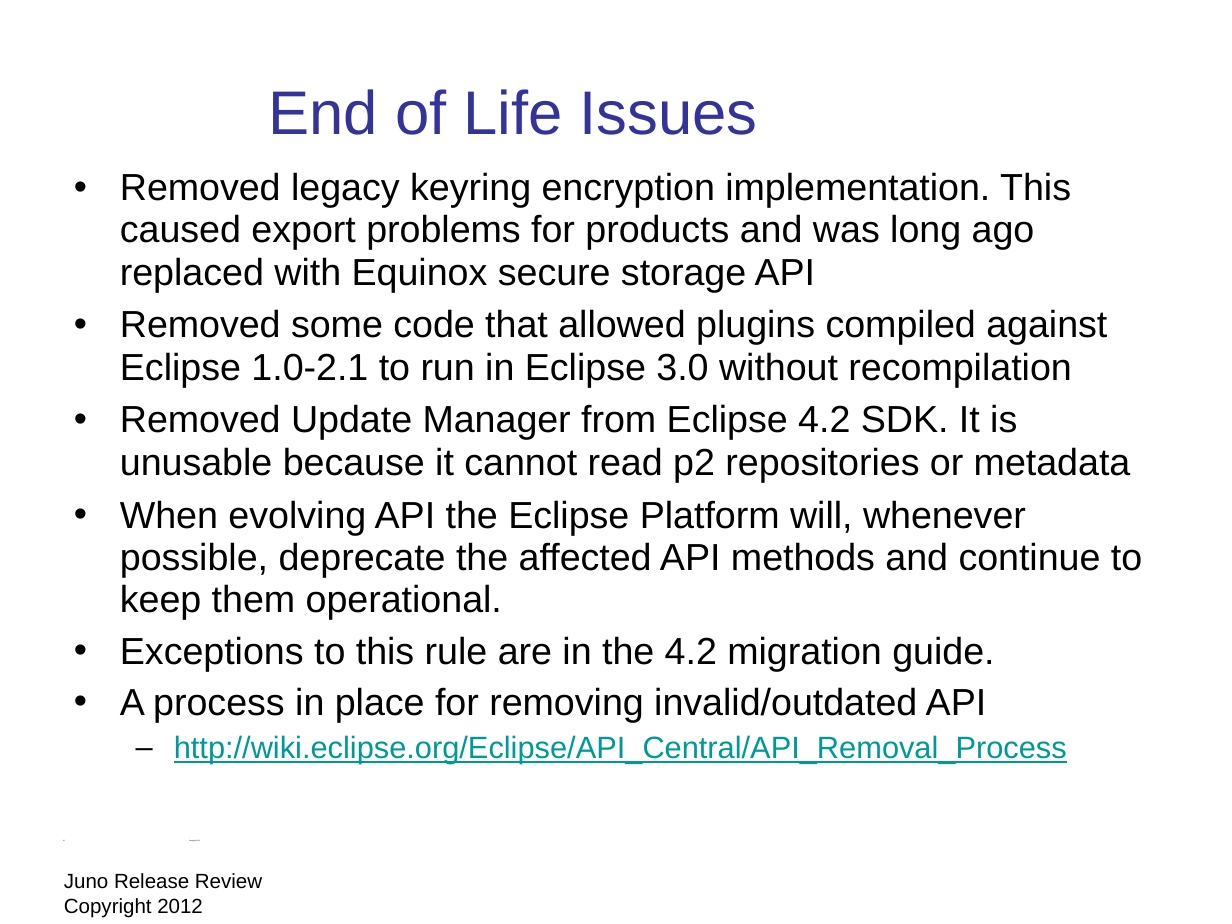
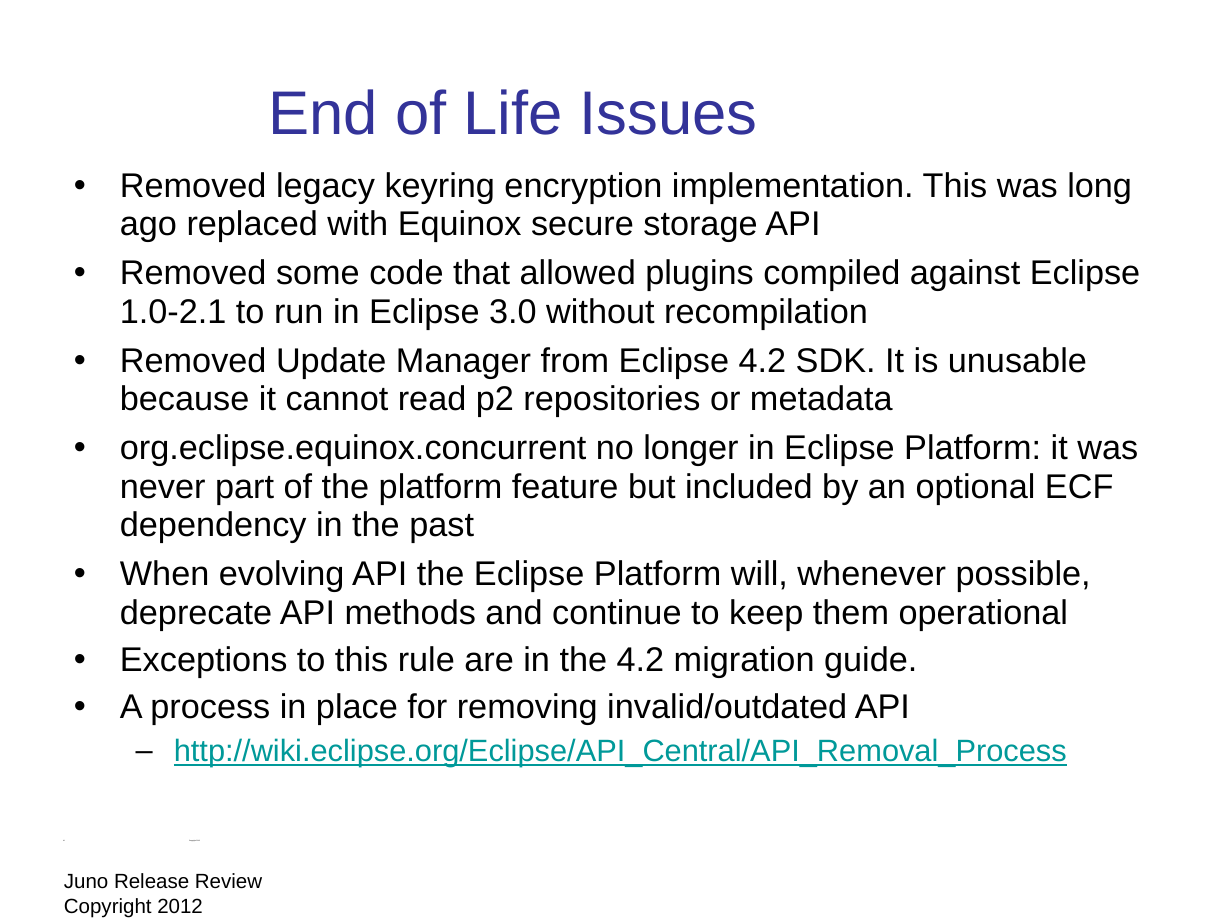
Before and after one commit to eclipse-platform/www.eclipse.org-eclipse-news, a slide deck: slide 16 of presentation/Juno-release-review/eclipse-juno-release-review.odp. Drawn at 1232x924 pixels with LibreOffice and Linux fonts; fonts in the diff are those of the drawing; background and template pictures are left out. Boxes give left, top, right and bottom in pixels: in the first picture for what was removed or moved away, otherwise in the second. Text is boxed around its words. In the diff, an @@ line names an element or a change of style, - is before the commit and + after.

```diff
--- a/presentation/Juno-release-review/eclipse-juno-release-review.odp
+++ b/presentation/Juno-release-review/eclipse-juno-release-review.odp
@@ text at (x1=120, y1=172, x2=1132, y2=242): text changed; size 22 to 20 pt @@
-• Removed legacy keyring encryption implementation. This caused export problems for products and was long ago replaced with Equinox secure storage API
+• Removed legacy keyring encryption implementation. This was long ago replaced with Equinox secure storage API
@@ text at (x1=120, y1=259, x2=1140, y2=725): size 22 to 20 pt in "Removed some code that allowed plugins compiled ...", "Removed Update Manager from Eclipse 4.2 SDK. ...", "Exceptions to this rule are in the ...", "A process in place for removing invalid/outdated ..." @@
@@ text at (x1=120, y1=434, x2=1138, y2=630): text changed; size 22 to 20 pt @@
-• When evolving API the Eclipse Platform will, whenever possible, deprecate the affected API methods and continue to keep them operational.
+• org.eclipse.equinox.concurrent no longer in Eclipse Platform: it was never part of the platform feature but included by an optional ECF dependency in the past
+• When evolving API the Eclipse Platform will, whenever possible, deprecate API methods and continue to keep them operational
```
Also in this commit, not shown: 13 other slides changed, 1 other file.
